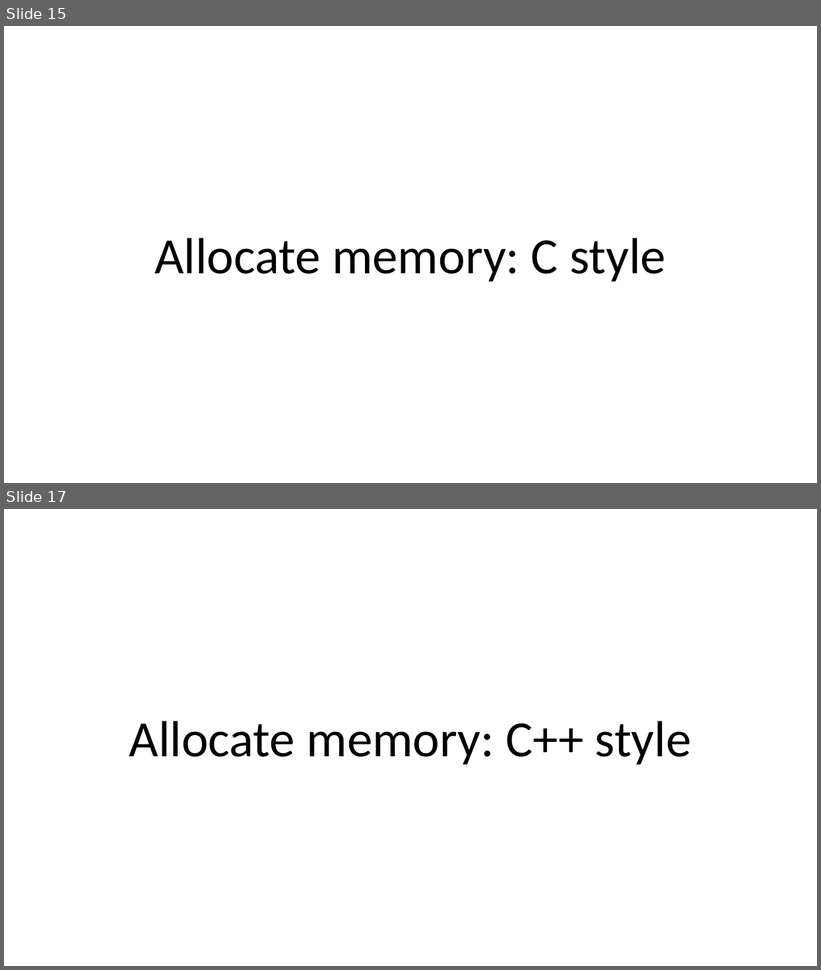
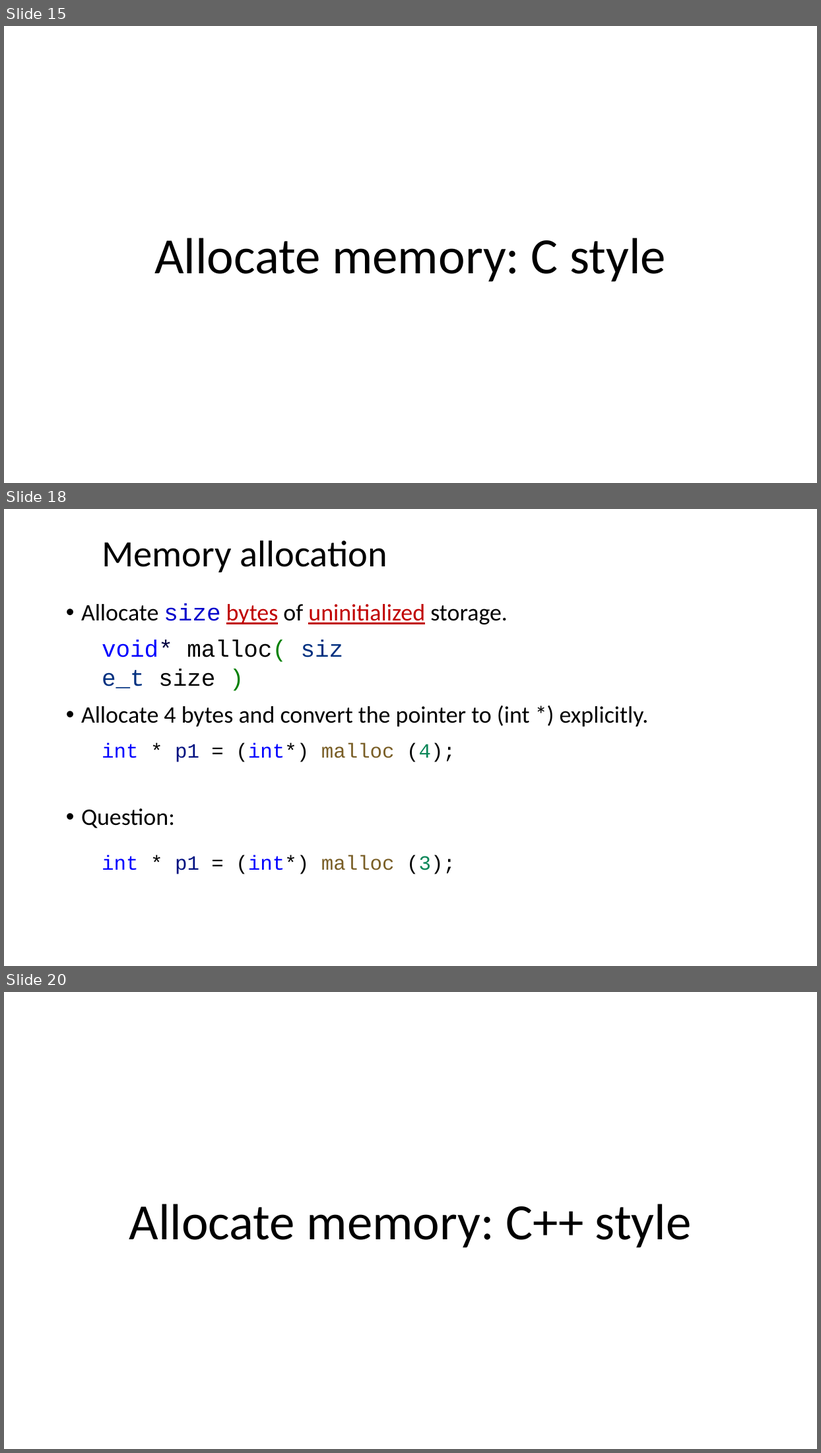
Before and after one commit to dayekuaipao/CPPLearning, a slide deck: week05/Lecture05.pptx. Shown one above the other, each under a label of ours: slides 15 and 17 before the commit, slides 15, 18 and 20 after it; the slides between them are not shown. The pictures are 821x970 and 821x1453 pixels, drawn with LibreOffice and Linux fonts; fonts in the diff are those of the drawing; background and template pictures are left out. Boxes give left, top, right and bottom in pixels: in the first picture for what was removed or moved away, otherwise in the second. Text is boxed around its words. In the diff, an @@ line names an element or a change of style, - is before the commit and + after.

```diff
--- a/week05/Lecture05.pptx
+++ b/week05/Lecture05.pptx
@@ slide 18 added at [4, 509, 817, 966], background #FFFFFF @@
@@ title added at [102, 540, 387, 572], 44 pt, text #000000 @@
+Memory allocation
@@ text added at [81, 604, 649, 828], 28 pt, text #000000 @@
+• Allocate size bytes of uninitialized storage.
+• Allocate 4 bytes and convert the pointer to (int *) explicitly.
+• Question:
@@ text added at [102, 640, 286, 689], 28 pt, text #000000 @@
+void* malloc( size_t size )
@@ text added at [102, 743, 455, 762], 24 pt, text #000000 @@
+int * p1 = (int*) malloc (4);
@@ text added at [102, 855, 455, 875], 24 pt, text #000000 @@
+int * p1 = (int*) malloc (3);
@@ what was slide 17 is now slide 20 @@
```
Also in this commit, not shown: 2 slides changed, 6 other slides added, 2 slides removed, 3 other files.
